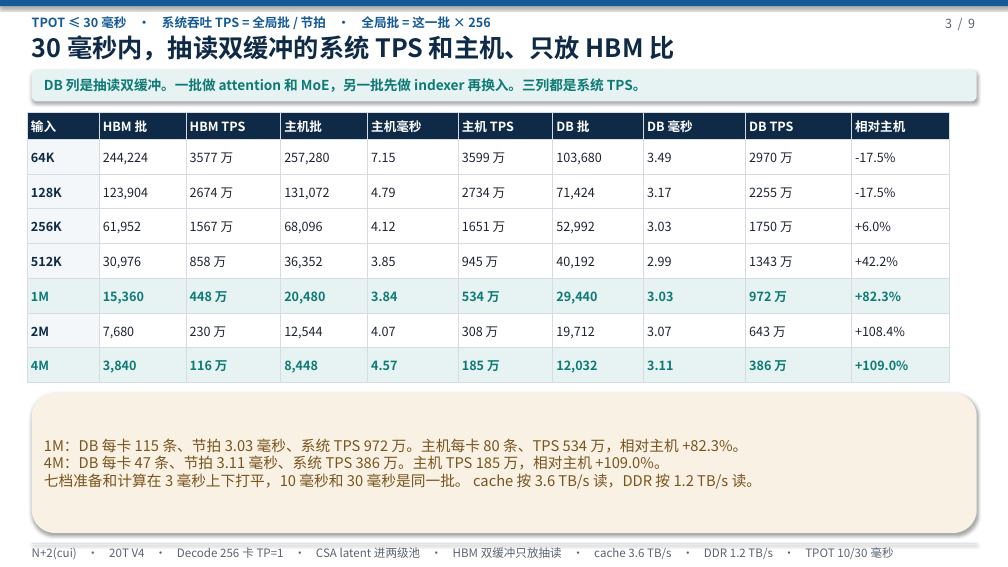
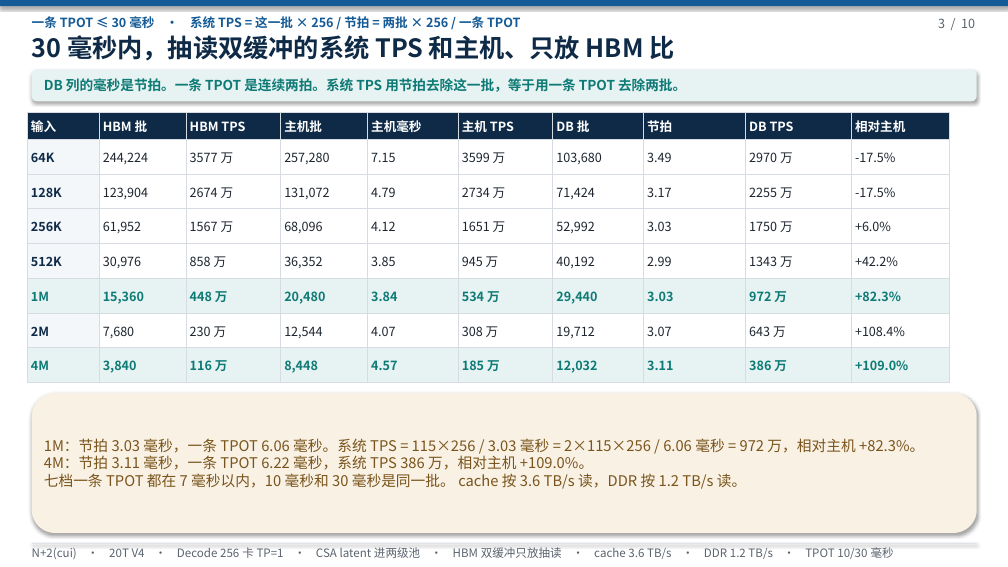
Before and after one commit to 69515164-rgb/UCL-MPComm, a slide deck: slide 3 of docs/N+2(cui)-20T-V4-两级池放CSA LATENT HBM DB抽读-590A.pptx. Drawn at 1008x567 pixels with LibreOffice and Linux fonts; fonts in the diff are those of the drawing. Boxes give left, top, right and bottom in pixels: in the first picture for what was removed or moved away, otherwise in the second. Text is boxed around its words. In the diff, an @@ line names an element or a change of style, - is before the commit and + after.

```diff
--- a/docs/N+2(cui)-20T-V4-两级池放CSA LATENT HBM DB抽读-590A.pptx
+++ b/docs/N+2(cui)-20T-V4-两级池放CSA LATENT HBM DB抽读-590A.pptx
@@ text at <box>32,16,520,28</box>: text changed @@
-TPOT ≤ 30 毫秒 · 系统吞吐 TPS = 全局批 / 节拍 · 全局批 = 这一批 × 256
+一条 TPOT ≤ 30 毫秒 · 系统 TPS = 这一批 × 256 / 节拍 = 两批 × 256 / 一条 TPOT
@@ text at <box>938,18,975,28</box>: text changed @@
-3 / 9
+3 / 10
@@ text at <box>44,78,686,92</box>: text changed @@
-DB 列是抽读双缓冲。一批做 attention 和 MoE，另一批先做 indexer 再换入。三列都是系统 TPS。
+DB 列的毫秒是节拍。一条 TPOT 是连续两拍。系统 TPS 用节拍去除这一批，等于用一条 TPOT 去除两批。
@@ table at <box>27,112,950,383</box> @@
-row 1, column 8: DB 毫秒
+row 1, column 8: 节拍
@@ text at <box>44,438,924,489</box>: text changed @@
-1M：DB 每卡 115 条、节拍 3.03 毫秒、系统 TPS 972 万。主机每卡 80 条、TPS 534 万，相对主机 +82.3%。
-4M：DB 每卡 47 条、节拍 3.11 毫秒、系统 TPS 386 万。主机 TPS 185 万，相对主机 +109.0%。
-七档准备和计算在 3 毫秒上下打平，10 毫秒和 30 毫秒是同一批。 cache 按 3.6 TB/s 读，DDR 按 1.2 TB/s 读。
+1M：节拍 3.03 毫秒，一条 TPOT 6.06 毫秒。系统 TPS = 115×256 / 3.03 毫秒 = 2×115×256 / 6.06 毫秒 = 972 万，相对主机 +82.3%。
+4M：节拍 3.11 毫秒，一条 TPOT 6.22 毫秒，系统 TPS 386 万，相对主机 +109.0%。
+七档一条 TPOT 都在 7 毫秒以内，10 毫秒和 30 毫秒是同一批。 cache 按 3.6 TB/s 读，DDR 按 1.2 TB/s 读。
```
Also in this commit, not shown: 8 other slides changed, 1 slide added, 1 other file.
